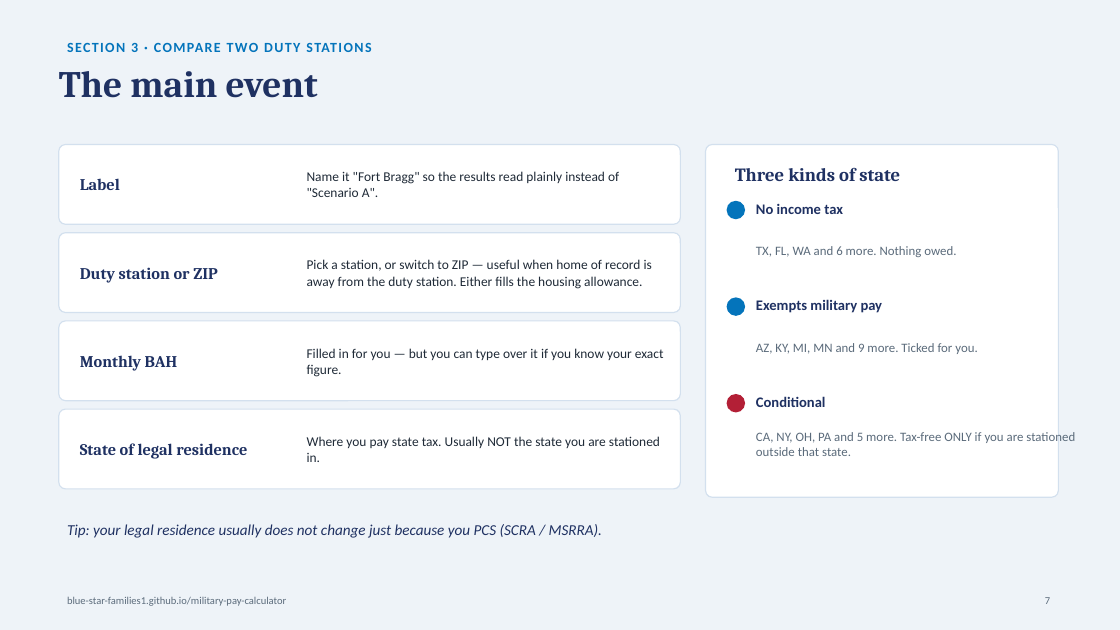
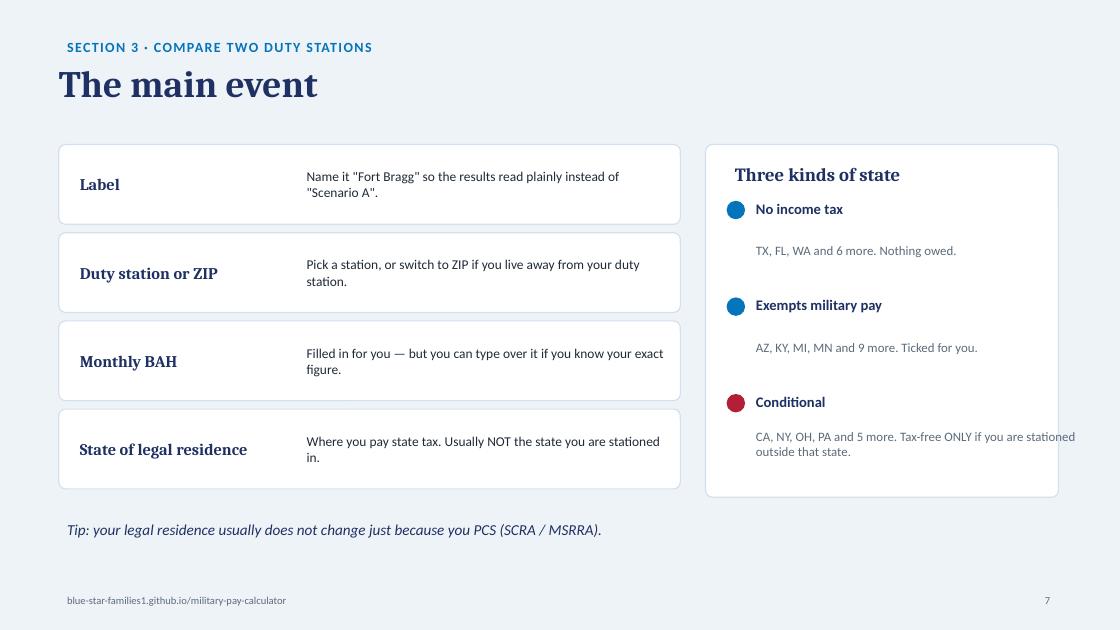
Before and after one commit to Blue-Star-Families1/military-pay-calculator, a slide deck: slide 7 of Military-Pay-Estimator-Guide.pptx. Drawn at 1120x630 pixels with LibreOffice and Linux fonts; fonts in the diff are those of the drawing. Boxes give left, top, right and bottom in pixels: in the first picture for what was removed or moved away, otherwise in the second. Text is boxed around its words. In the diff, an @@ line names an element or a change of style, - is before the commit and + after.

Commit message:
﻿Keep the new deck lines within a length that is known to fit
The ZIP documentation pass pushed three lines well past their neighbours -
128, 92 and 90 characters where every verified row in the same fixed-height
cards sits between 25 and 75. A previous text change in these cards clipped,
and no renderer was available to check this one, so the lines are trimmed back
into the range that has already been shown to lay out correctly.

Meaning is unchanged: the ZIP option, the DTMO source and the privacy answer
all still say what they said.

```diff
--- a/Military-Pay-Estimator-Guide.pptx
+++ b/Military-Pay-Estimator-Guide.pptx
@@ text at <box>307,259,640,286</box>: text changed @@
-Pick a station, or switch to ZIP — useful when home of record is away from the duty station. Either fills the housing allowance.
+Pick a station, or switch to ZIP if you live away from your duty station.
```
Also in this commit, not shown: 2 other slides changed, 1 other file.
